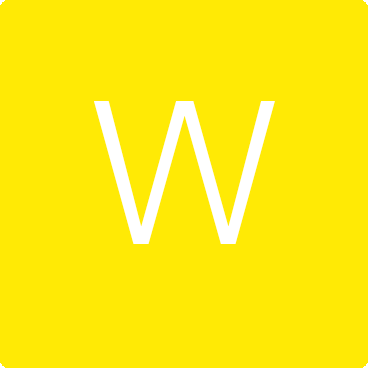
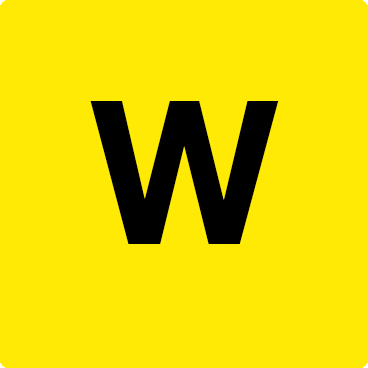
Before/after of a (368, 368) layered artwork. What changed in the layer stack:
painted on "W" over (90, 101, 279, 244)
